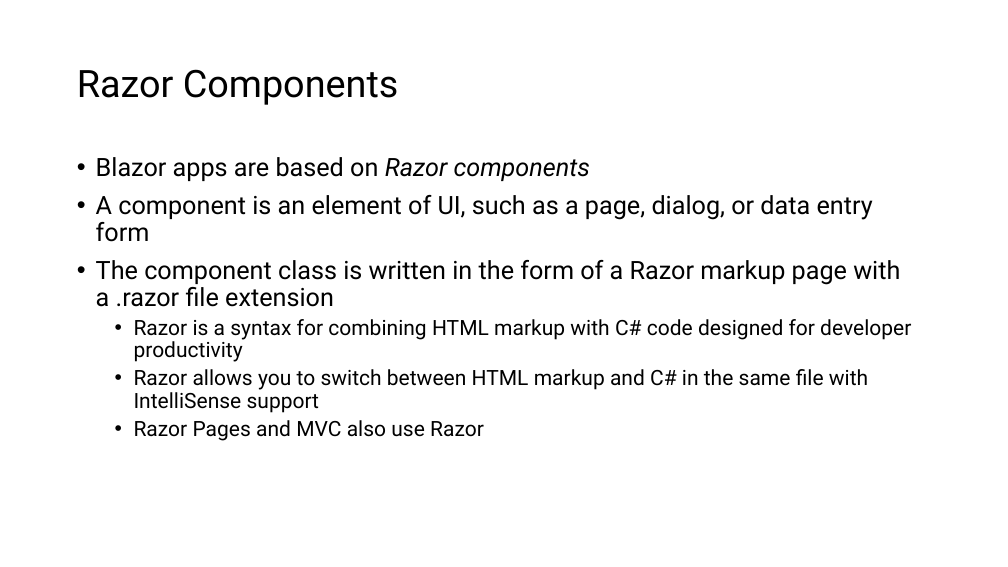
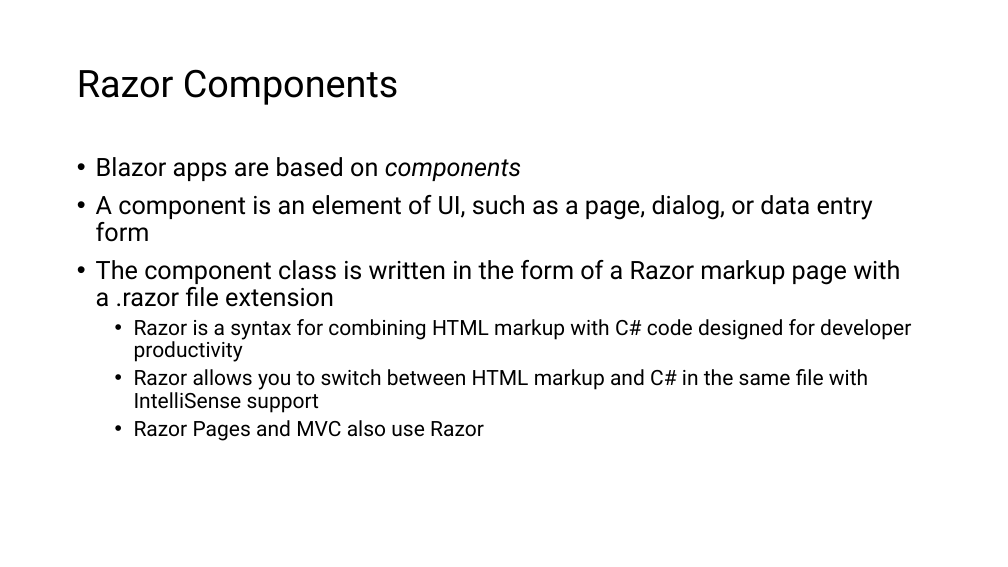
Before and after one commit to Dermendzhiev/presentations, a slide deck: slide 7 of 2019 Nov - Blazor Sneak Peek/slides.pptx. Drawn at 1008x567 pixels with LibreOffice and Linux fonts; fonts in the diff are those of the drawing; background and template pictures are left out. Boxes give left, top, right and bottom in pixels: in the first picture for what was removed or moved away, otherwise in the second. Text is boxed around its words. In the diff, an @@ line names an element or a change of style, - is before the commit and + after.

Commit message:
Add latest slides

```diff
--- a/2019 Nov - Blazor Sneak Peek/slides.pptx
+++ b/2019 Nov - Blazor Sneak Peek/slides.pptx
@@ text at box(96, 157, 521, 181): text changed @@
-• Blazor apps are based on Razor components
+• Blazor apps are based on components
```
Also in this commit, not shown: 2 other slides changed.
